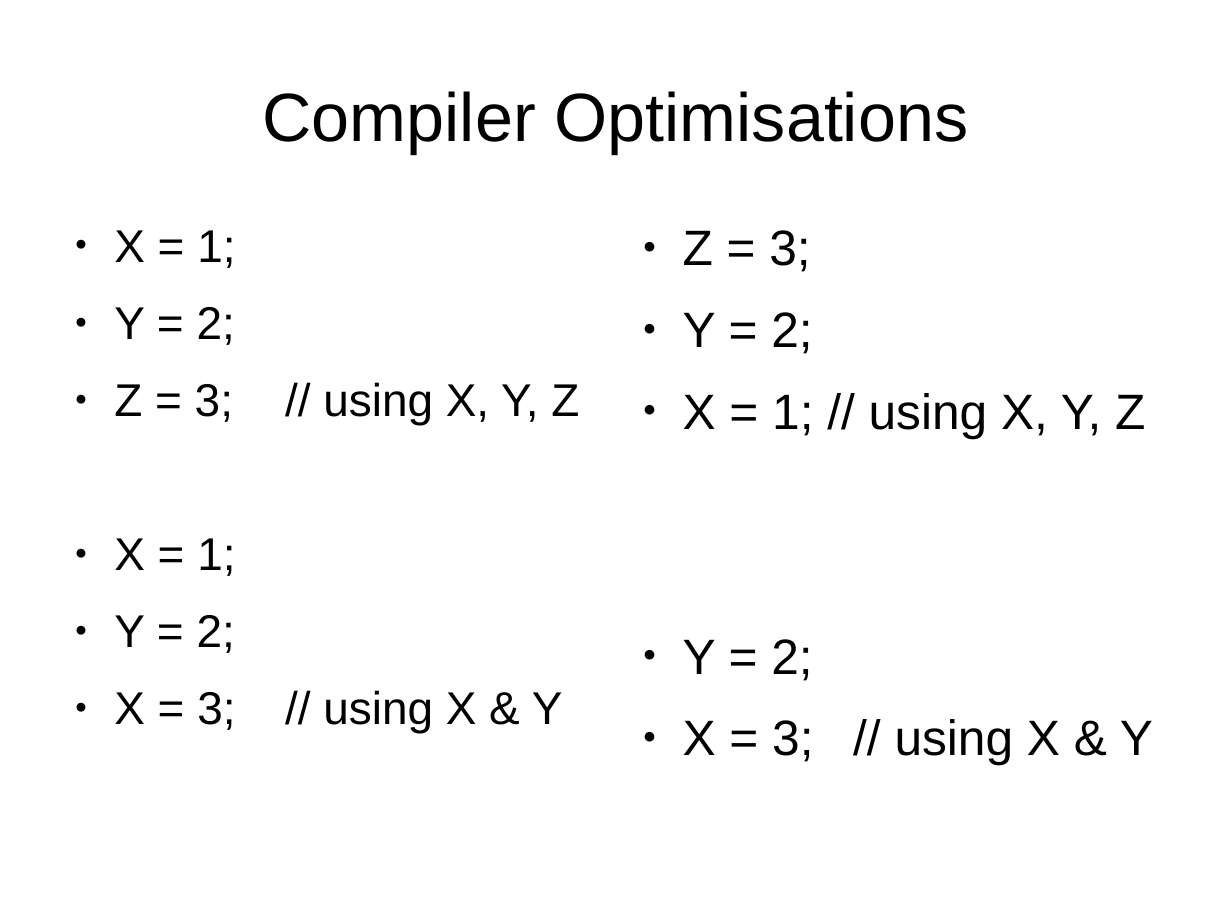
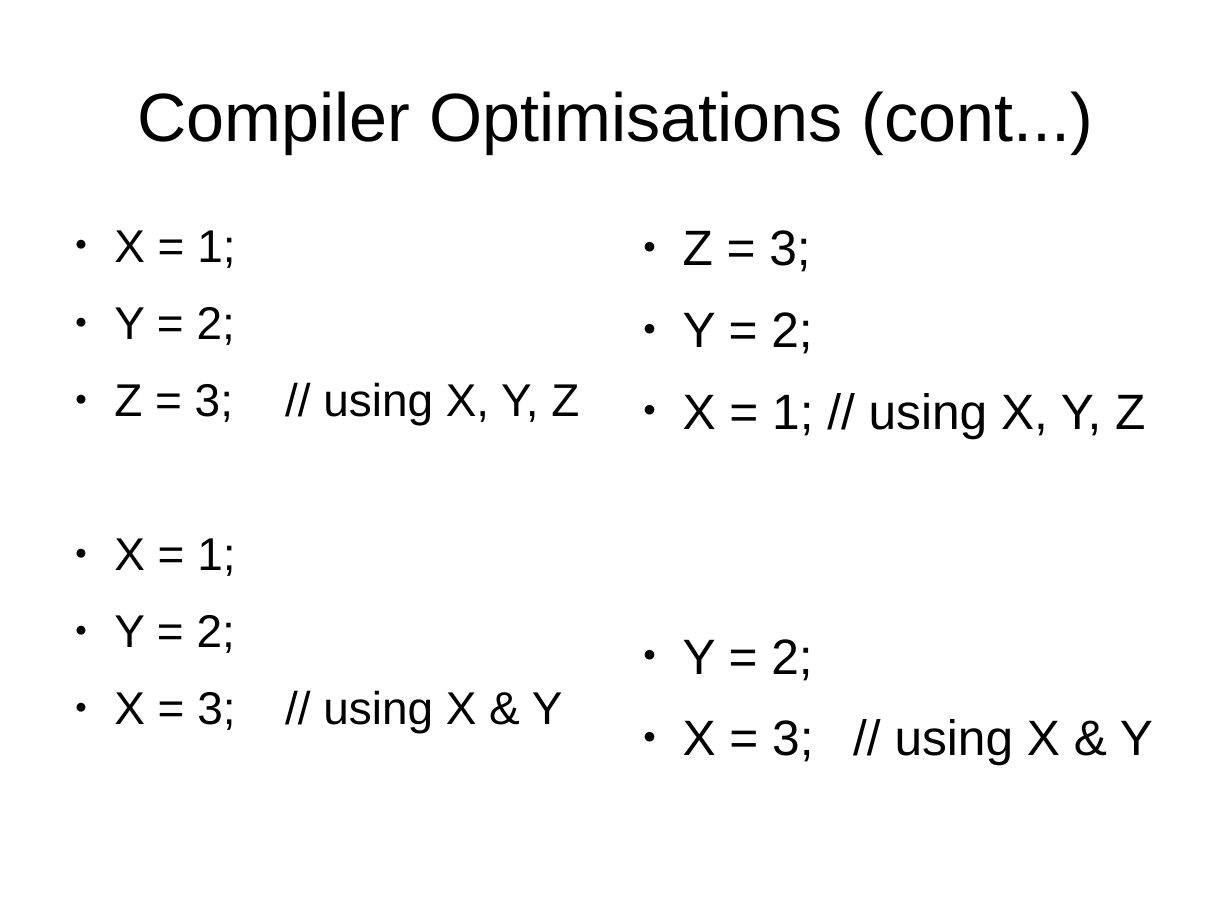
Before and after one commit to kks32/cpp-software-development, a slide deck: slide 9 of Ex14_Memory_Models_Compiler_Optimisation/Ex14_Memory_Models_Compiler_Optimisation.odp. Drawn at 1232x924 pixels with LibreOffice and Linux fonts; fonts in the diff are those of the drawing. Boxes give left, top, right and bottom in pixels: in the first picture for what was removed or moved away, otherwise in the second. Text is boxed around its words. In the diff, an @@ line names an element or a change of style, - is before the commit and + after.

```diff
--- a/Ex14_Memory_Models_Compiler_Optimisation/Ex14_Memory_Models_Compiler_Optimisation.odp
+++ b/Ex14_Memory_Models_Compiler_Optimisation/Ex14_Memory_Models_Compiler_Optimisation.odp
@@ title at [137,91,1093,153]: text changed @@
-Compiler Optimisations
+Compiler Optimisations (cont...)
```
Also in this commit, not shown: 1 other slide changed, 4 slides added, 9 other files.
